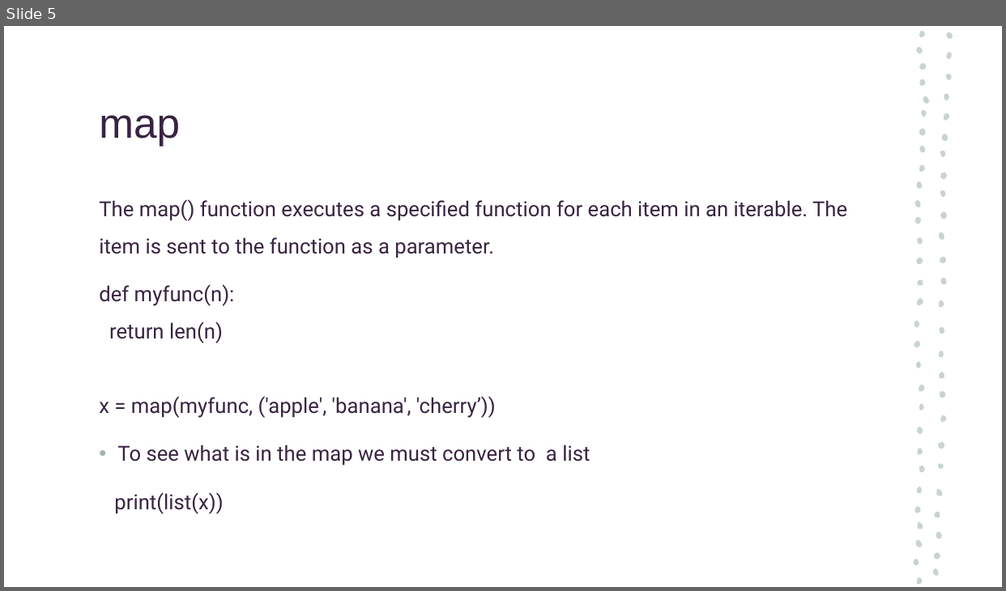
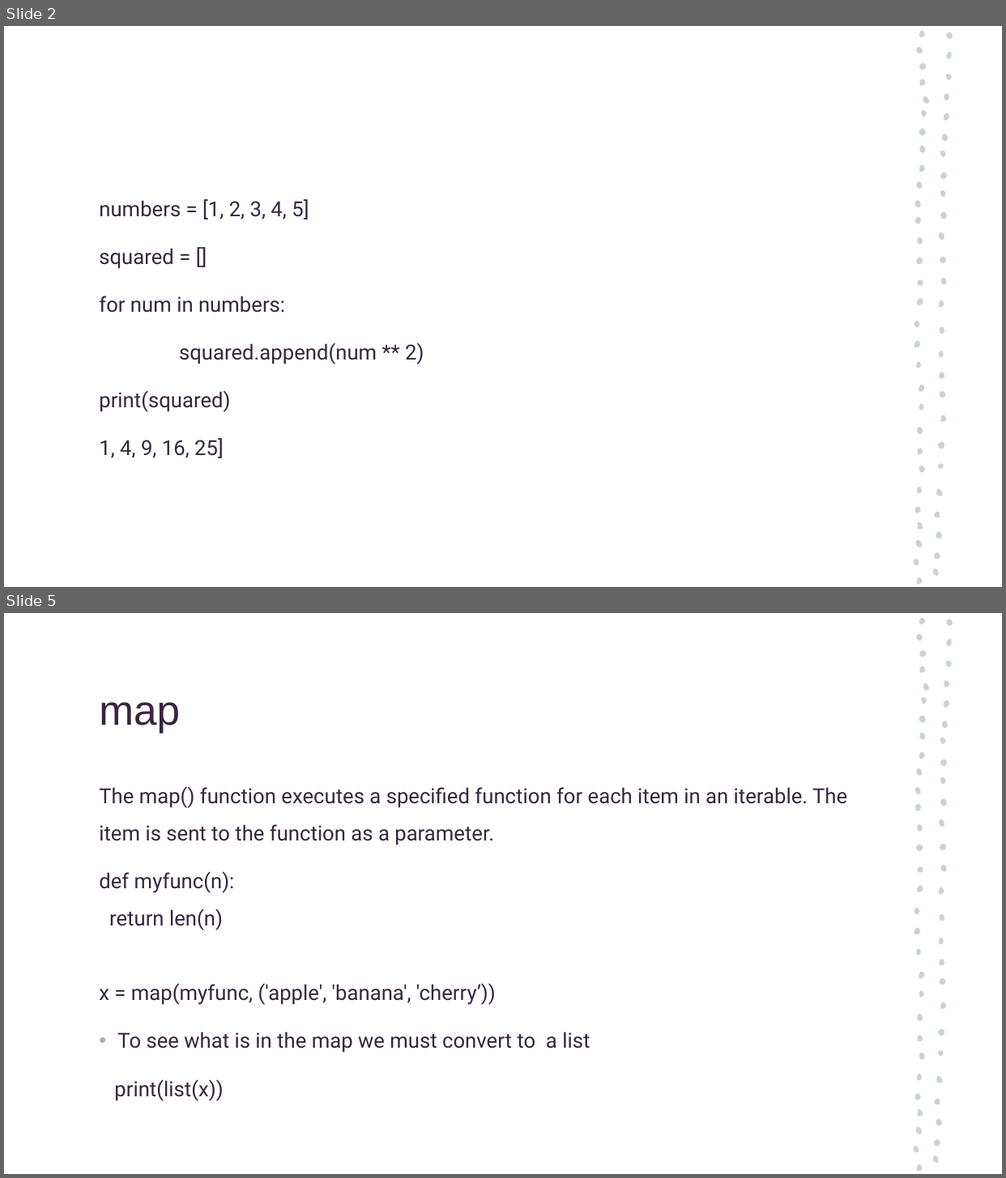
Before and after one commit to NYP-RoboticsSG/Robotics-Sharing, a slide deck: List comprehension and Lamda.pptx. Shown one above the other, each under a label of ours: slide 5 before the commit, slides 2 and 5 after it; the slides between them are not shown. The pictures are 1006x591 and 1006x1178 pixels, drawn with LibreOffice and Linux fonts; fonts in the diff are those of the drawing. Boxes give left, top, right and bottom in pixels: in the first picture for what was removed or moved away, otherwise in the second. Text is boxed around its words. In the diff, an @@ line names an element or a change of style, - is before the commit and + after.

```diff
--- a/List comprehension and Lamda.pptx
+++ b/List comprehension and Lamda.pptx
@@ slide 2 added at [4,26,1002,587], background #FFFFFF; not listed: 57 template elements that a slide beside it also shows @@
@@ text added at [99,199,424,459], 20 pt, text #392441 @@
+numbers = [1, 2, 3, 4, 5]
+squared = []
+for num in numbers:
+squared.append(num ** 2)
+print(squared)
+1, 4, 9, 16, 25]
```
Also in this commit, not shown: 2 slides changed, 2 other slides added.
